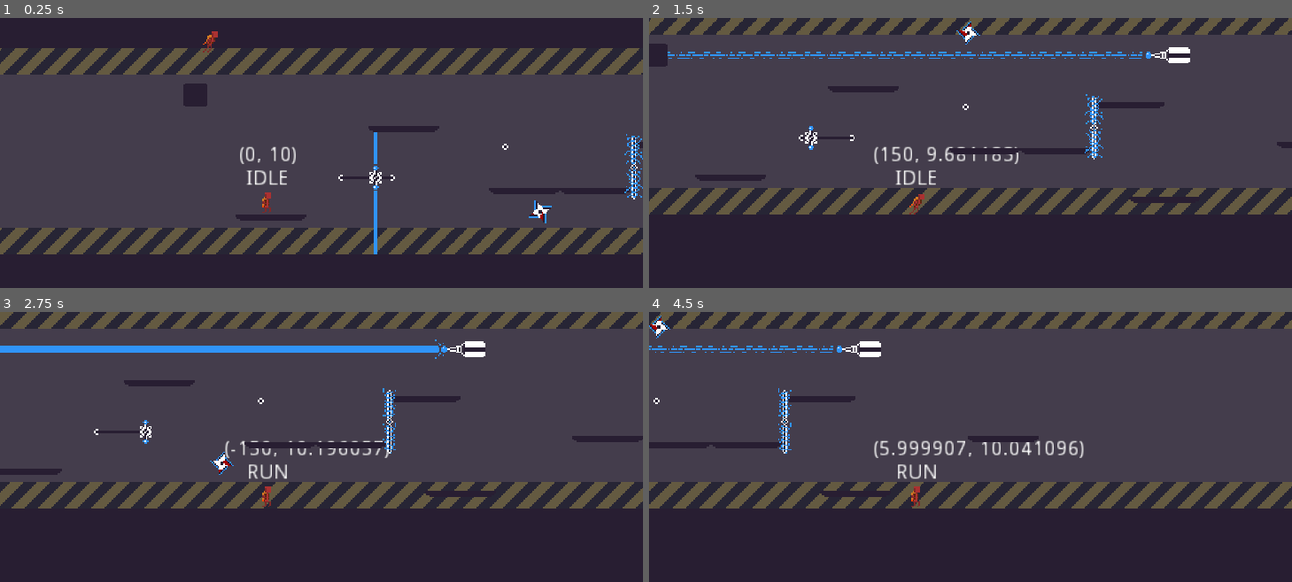
Above: before the commit, frames 1-4 (two rows, left to right).
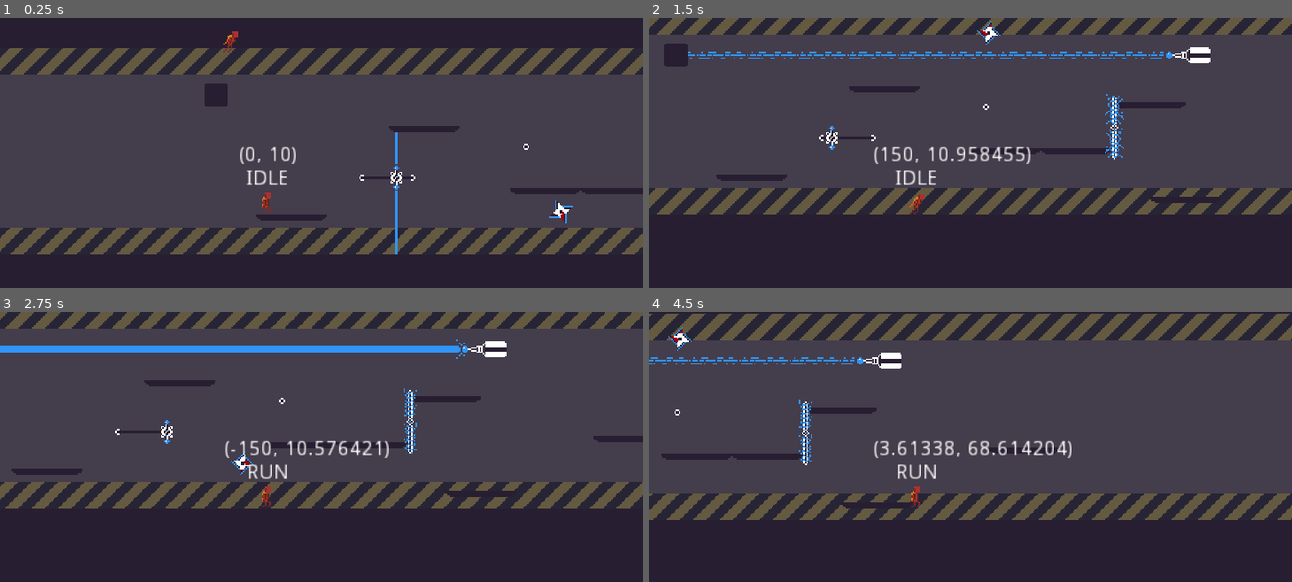
Above: after the commit, the same moments.

Repository: Wes-Ray/Jetpack-Jaywalker
Game: Godot game, scene res://Main.tscn
Two runs of this game, one before a commit and one after it. Both use one fixed random seed, a clock stepped at 60 frames per second and the inputs below.
Inputs:
- Up to frame 1 (0.25 s): no input
- Up to frame 2 (1.5 s): hold D (move_right) from 0.53 s (still down); tap Space (move_jump) at 0.77 s
- Up to frame 3 (2.75 s): tap Space (move_jump) at 1.52 s; release D (move_right) at 2.03 s; hold A (move_left) from 2.03 s (still down)
- Up to frame 4 (4.5 s): release A (move_left) at 2.78 s; hold D (move_right) 2.78-4.28 s; tap Space (move_jump) at 3.02, 3.77 s; tap 1 (debug1) at 4.15 s; hold A (move_left) from 4.28 s (still down)

The runs differ from the first frame. In frame 1, 11% of the frame differs, in the area x 0-100%, y 4-88%; in frame 2, 11%; in frame 3, 9.3%; in frame 4, 20%, in the area x 0-100%, y 0-78%.

Commit message:
complete

Diff:
--- a/Buzz/Buzz.gd
+++ b/Buzz/Buzz.gd
@@ -18,4 +18,4 @@
 
 
 func _on_Blade_area_entered(area: Area2D) -> void:
-	GlobalReplayOrchestrator.apply_damage(area)
+	Orchestrator.apply_damage(area)
--- a/Laser/Laser.gd
+++ b/Laser/Laser.gd
@@ -8,7 +8,7 @@
 
 
 # Called every frame. 'delta' is the elapsed time since the previous frame.
-func _physics_process(delta):
+func _physics_process(_delta):
 	if firing:
 		update_laser()
 
@@ -37,8 +37,8 @@
 
 
 func _on_BottomLaser_area_entered(area):
-	GlobalReplayOrchestrator.apply_damage(area)
+	Orchestrator.apply_damage(area)
 
 
 func _on_TopLaser_area_entered(area):
-	GlobalReplayOrchestrator.apply_damage(area)
+	Orchestrator.apply_damage(area)
--- /dev/null
+++ b/Main.gd
@@ -0,0 +1,5 @@
+extends Node2D
+
+
+func _ready() -> void:
+	Orchestrator.init_spawn_created($SpawnPosition)
--- a/Main.tscn
+++ b/Main.tscn
@@ -1,7 +1,7 @@
 [gd_scene load_steps=10 format=2]
 
 [ext_resource path="res://World/Platform.tscn" type="PackedScene" id=1]
-[ext_resource path="res://Player/Player.tscn" type="PackedScene" id=2]
+[ext_resource path="res://Main.gd" type="Script" id=2]
 [ext_resource path="res://Zap/Zap.tscn" type="PackedScene" id=3]
 [ext_resource path="res://Floor.tscn" type="PackedScene" id=4]
 [ext_resource path="res://wallpaper.png" type="Texture" id=5]
@@ -11,6 +11,10 @@
 [ext_resource path="res://Laser/Laser.tscn" type="PackedScene" id=10]
 
 [node name="Main" type="Node2D"]
+script = ExtResource( 2 )
+
+[node name="SpawnPosition" type="Position2D" parent="."]
+position = Vector2( 25, 111 )
 
 [node name="Wallpaper" type="Sprite" parent="."]
 position = Vector2( 0, 75 )
@@ -21,9 +25,6 @@
 
 [node name="Node2D" parent="Wallpaper" instance=ExtResource( 10 )]
 position = Vector2( 123, 18 )
-
-[node name="Player" parent="." instance=ExtResource( 2 )]
-position = Vector2( 39, 102 )
 
 [node name="Platform" parent="." instance=ExtResource( 1 )]
 position = Vector2( 41, 120 )
--- a/Replay/GlobalReplayOrchestrator.gd
+++ b/Orchestrator.gd
@@ -7,38 +7,44 @@
 var record_objects := []
 var current_record := -1  # current player saves to this record
 
-var current_player : KinematicBody2D
+var player : KinematicBody2D
+onready var player_spawn_position := Vector2.ZERO
 
 const record_preload := preload("res://Replay/Replay.tscn")
+const player_preload := preload("res://Player/Player.tscn")
 
-
-func _ready() -> void:
-	make_new_record()
+# entry point: called once the SpawnPosition node first enters the Main scene
+func init_spawn_created(spawn : Position2D) -> void:
+	player_spawn_position = spawn.position
+	print("new spawn position: ", str(spawn.position))
+	make_new_player()
 
 
 func make_new_record() -> void:
 	print("make new record")
 
 	var new_record = record_preload.instance()
-	# might have to update global position to hide spawn
 	get_tree().get_current_scene().add_child(new_record)
 	record_objects.append(new_record)
 	current_record += 1
 
 
-func register_player(player) -> void:
-	current_player = player
+# should only be called once at the beginning of the game
+func make_new_player() -> void:
+	print("make new player")
+	player = player_preload.instance()
+	new_round()
+	get_tree().get_current_scene().add_child(player)
 
 
 func get_current_record() -> Node:
 	print("sending current record to player")
-
 	return record_objects[current_record]
 
 
 func apply_damage(area) -> void:
 	if area.is_in_group("player"):
-		current_player.kill_player()
+		player.kill_player()
 
 
 func replay_all_records() -> void:
@@ -51,8 +57,7 @@
 	print("new round")
 
 	make_new_record()
-
-	current_player.respawn()
+	player.respawn(get_current_record(), player_spawn_position)
 
 
 func _physics_process(_delta: float) -> void:
@@ -61,23 +66,16 @@
 	# DEBUG
 	if Input.is_action_just_released("debug1"):
 		print("DEBUG 1")
-		# test replay
-		print("record objects: ", record_objects)
-		record_objects[0].replay()
 
 
 	if Input.is_action_just_released("debug2"):
 		print("DEBUG 2")
 		# kill player
-		current_player.kill_player()
+		player.kill_player()
 
 	if Input.is_action_just_released("debug3"):
 		print("DEBUG 3")
 
 		# start a new round
 		new_round()
-
-#		print("rec: ", record_objects)
-#		print("\trec_len: ", len(record_objects))
-
 		replay_all_records()
--- a/Player/Player.gd
+++ b/Player/Player.gd
@@ -1,12 +1,11 @@
 extends KinematicBody2D
 
 
-# Note: a replay object must be instantiated before the player is instantiated
 var replay_object = null
 
 export var gravity_strength := 10.0
 export var max_fall_speed := 300.0
-#export var friction_strength := 25.0  # not used right now, friction is based on walk_force
+#export var friction_strength := 25.0  # not used right now, friction is based on walk_force instead
 
 export var walk_force := 12.0
 export var max_walk_speed := 150.0
@@ -30,19 +29,15 @@
 onready var animation_player := $AnimationPlayer
 
 
-func _ready() -> void:
-	GlobalReplayOrchestrator.register_player(self)
-	replay_object = GlobalReplayOrchestrator.get_current_record()
-
-
 func kill_player() -> void:
 	player_state = State.DEAD
 
 
-func respawn() -> void:
-	replay_object = GlobalReplayOrchestrator.get_current_record()
+# should be called from the Orchestrator
+func respawn(new_replay_obj, new_spawn_pos) -> void:
+	replay_object = new_replay_obj
 	player_state = State.IDLE
-	position = Vector2(20, 100)
+	position = new_spawn_pos
 
 
 func _physics_process(_delta: float) -> void:
@@ -52,14 +47,12 @@
 
 	var walk_input = Input.get_axis("move_left", "move_right")
 
-	# set player to is_jumping manuall between press and release, this allows game logic to turn
+	# set player to is_jumping manually between press and release, this allows game logic to turn
 	# off jumping if needed without inputs overriding game logic.
 	if is_jumping and Input.is_action_just_released("move_jump"):
 		is_jumping = false
 	elif (not is_jumping) and Input.is_action_just_pressed("move_jump"):
 		is_jumping = true
-
-#	debug_misc_label.text = str(is_jumping)
 
 	# TODO: TEMPORARY PLAYER ANIMATION LOGIC, EVENTUALLY TIE TO STATES
 	if(walk_input) > 0:
--- a/Ray/Ray.gd
+++ b/Ray/Ray.gd
@@ -9,7 +9,7 @@
 
 
 # Called every frame. 'delta' is the elapsed time since the previous frame.
-func _process(delta):
+func _process(_delta):
 	pass
 
 func ray_warning():
@@ -41,4 +41,4 @@
 
 
 func _on_Area2D_area_entered(area):
-	GlobalReplayOrchestrator.apply_damage(area)
+	Orchestrator.apply_damage(area)
--- a/Replay/Replay.gd
+++ b/Replay/Replay.gd
@@ -65,6 +65,6 @@
 	_replaying = true
 	current_frame = start_frame
 
-	print("replay: ")
-	for i in range(10):
-		print("\t", coord_record[i])
+#	print("replay: ")
+#	for i in range(10):
+#		print("\t", coord_record[i])
--- a/Zap/Zap.gd
+++ b/Zap/Zap.gd
@@ -17,4 +17,4 @@
 
 
 func _on_Zap_area_entered(area: Area2D) -> void:
-	GlobalReplayOrchestrator.apply_damage(area)
+	Orchestrator.apply_damage(area)
--- a/project.godot
+++ b/project.godot
@@ -16,7 +16,7 @@
 
 [autoload]
 
-GlobalReplayOrchestrator="*res://Replay/GlobalReplayOrchestrator.gd"
+Orchestrator="*res://Orchestrator.gd"
 
 [display]
 
